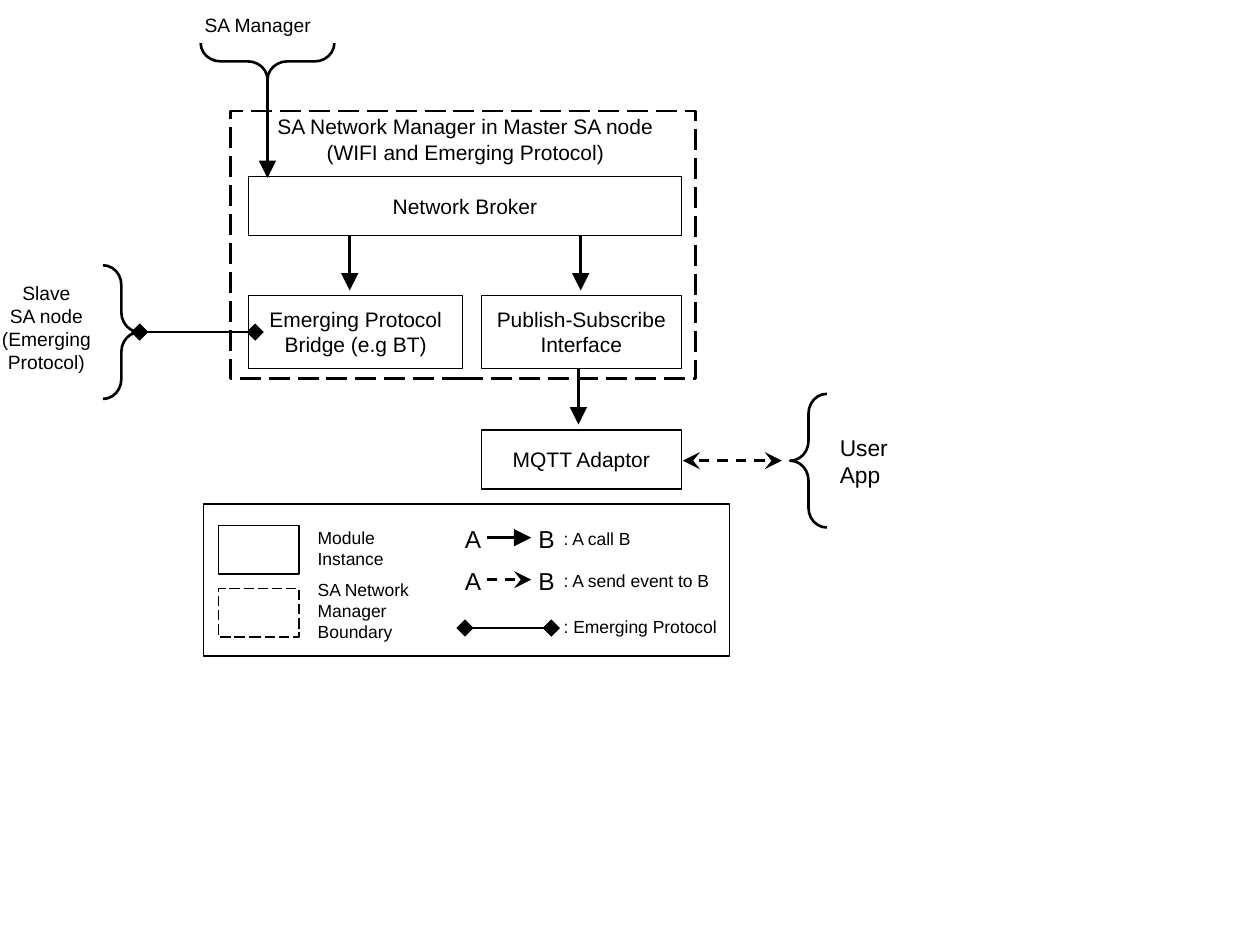
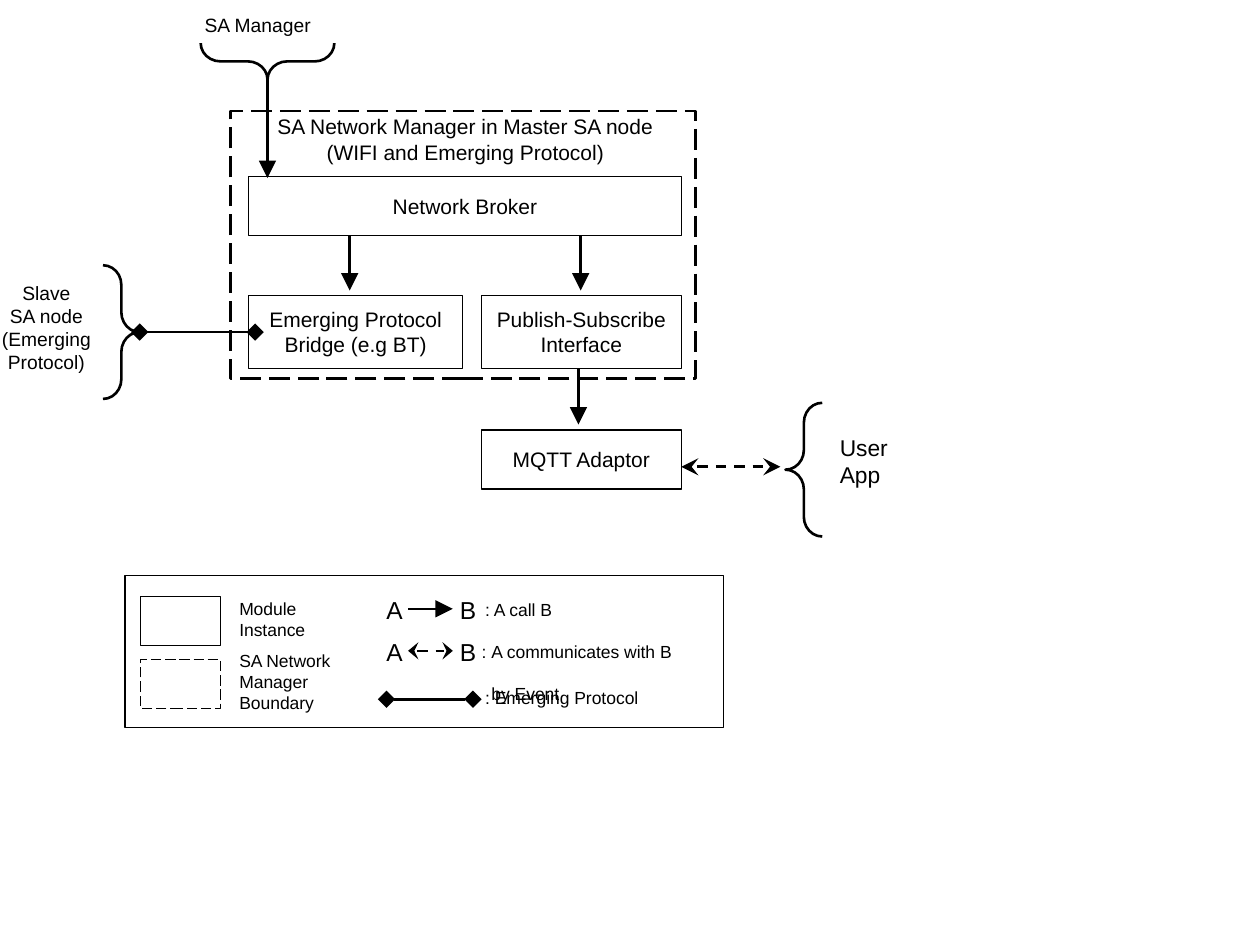
Before and after one commit to junggil/2015_CMU_StudioProject, a slide deck: slide 12 of DOCS/2015-06-18- Version 0.9/Studio project diagrams for document.pptx. Drawn at 1260x945 pixels with LibreOffice and Linux fonts; fonts in the diff are those of the drawing. Boxes give left, top, right and bottom in pixels: in the first picture for what was removed or moved away, otherwise in the second. Text is boxed around its words. In the diff, an @@ line names an element or a change of style, - is before the commit and + after.

```diff
--- a/DOCS/2015-06-18- Version 0.9/Studio project diagrams for document.pptx
+++ b/DOCS/2015-06-18- Version 0.9/Studio project diagrams for document.pptx
@@ right brace moved from (x1=790, y1=394, x2=827, y2=528) to (x1=785, y1=403, x2=822, y2=537) @@
@@ double arrow moved from (683, 461) - (782, 461) to (682, 466) - (780, 466) @@
@@ rectangle resized from (x1=203, y1=504, x2=730, y2=656) to (x1=125, y1=576, x2=723, y2=728) @@
@@ 8 texts, 2 rectangles, 2 double arrows, 1 arrow moved together from (x1=219, y1=525, x2=717, y2=642) to (x1=140, y1=597, x2=570, y2=713) @@
@@ arrow (408, 651) - (452, 651): arrow to double arrow @@
@@ text at (x1=491, y1=645, x2=672, y2=705): text changed @@
-: A send event to B
+: A communicates with B
+by Event
```
Also in this commit, not shown: 8 other slides changed, 4 other files.
